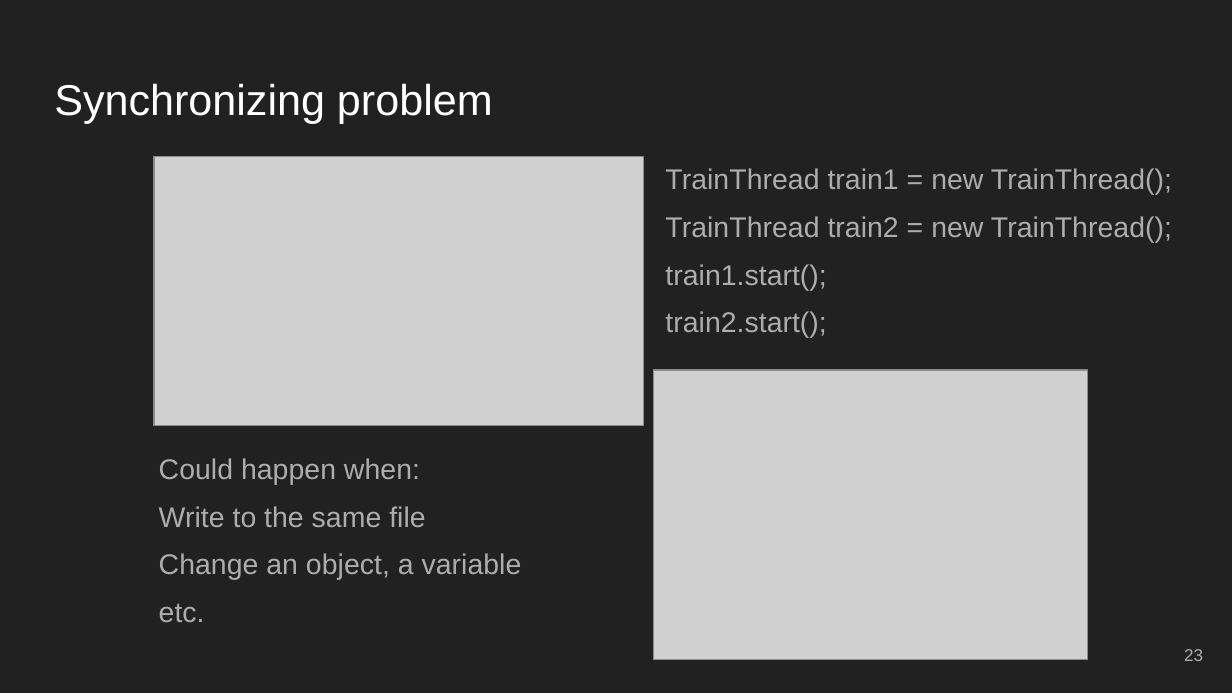
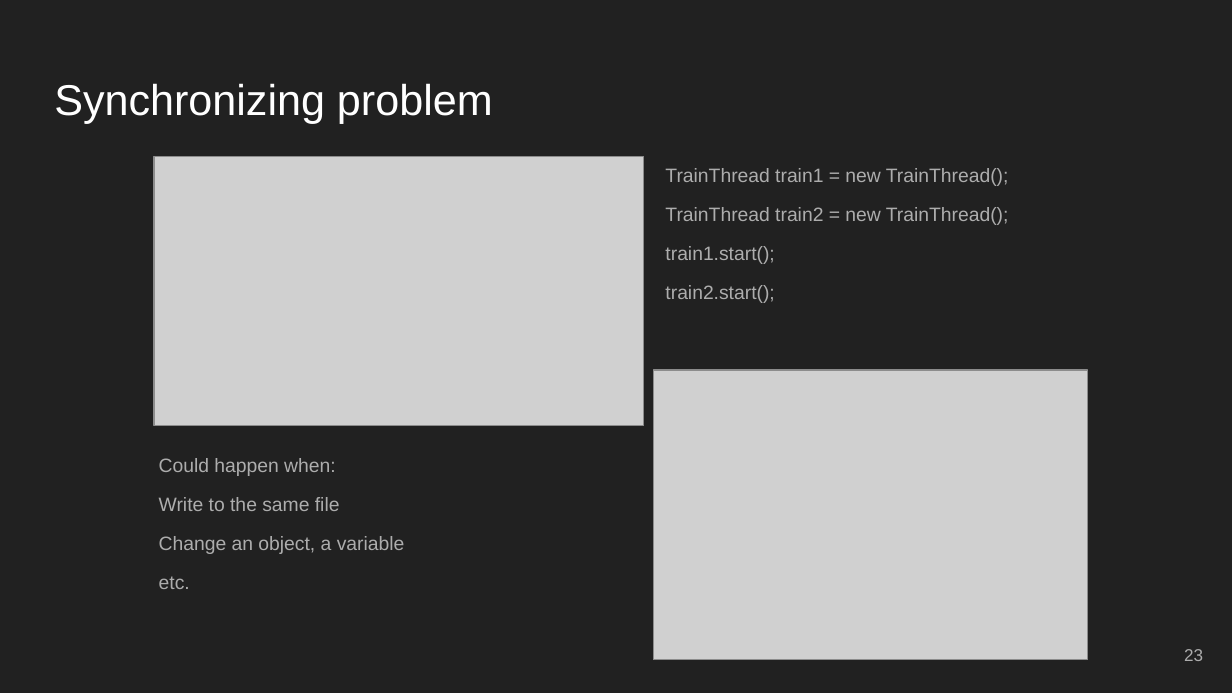
Before and after one commit to V-Nikolenko/GeekHub-J4W-12, a slide deck: slide 23 of Lectures/Lesson 11 - Concurrency.pptx. Drawn at 1232x693 pixels with LibreOffice and Linux fonts; fonts in the diff are those of the drawing; grey boxes stand for pictures. Boxes give left, top, right and bottom in pixels: in the first picture for what was removed or moved away, otherwise in the second. Text is boxed around its words. In the diff, an @@ line names an element or a change of style, - is before the commit and + after.

```diff
--- a/Lectures/Lesson 11 - Concurrency.pptx
+++ b/Lectures/Lesson 11 - Concurrency.pptx
@@ text "TrainThread train1 = new TrainThread();" at bbox=[665, 168, 1009, 303]: size 16.6 to 11.2 pt @@
@@ text "Could happen when:" at bbox=[159, 458, 405, 589]: size 16.6 to 11.2 pt @@
```
Also in this commit, not shown: 9 other slides changed, 1 other file.
